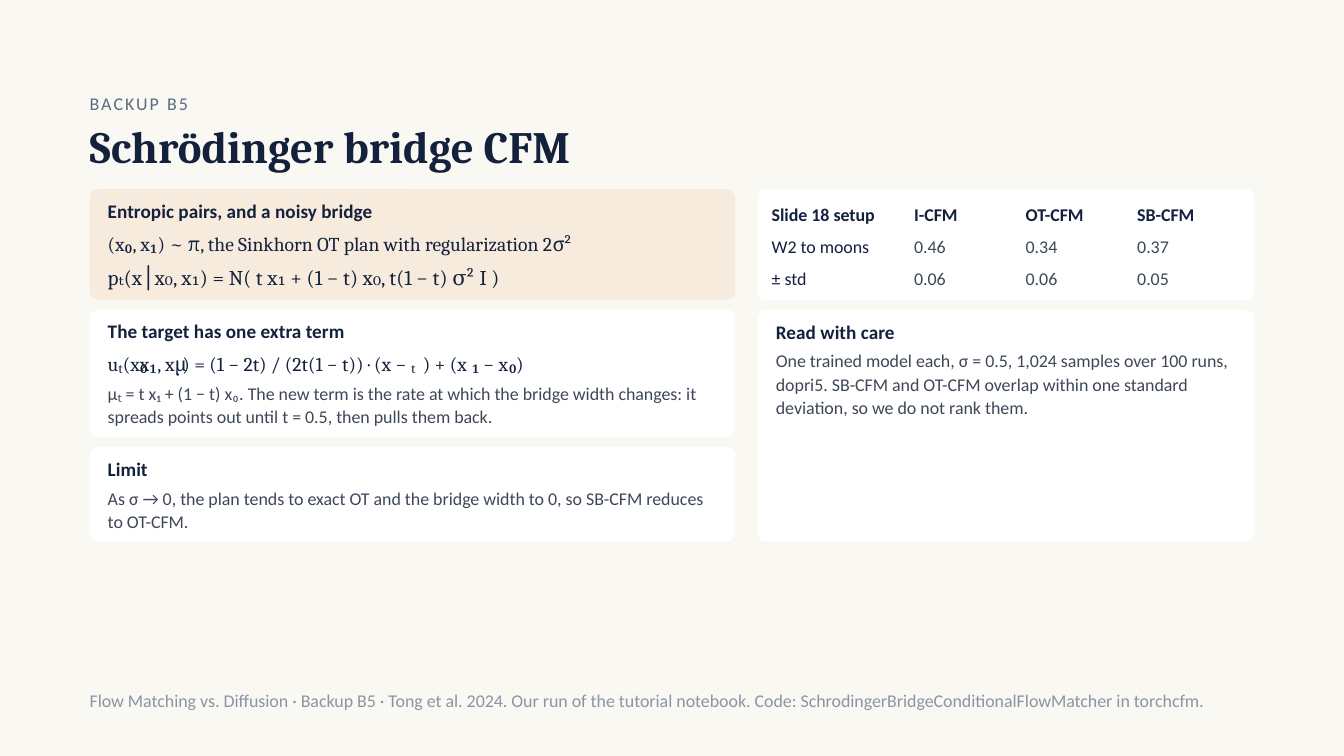
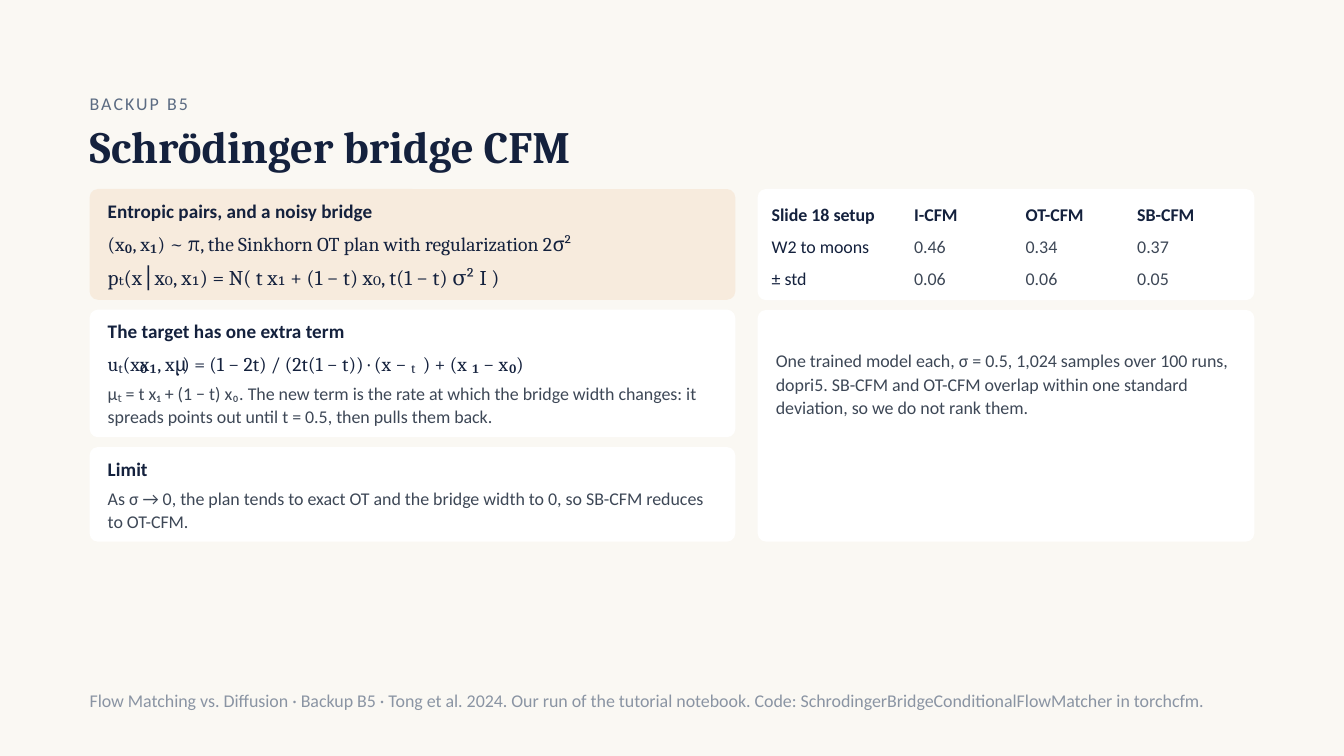
Before and after one commit to liliyawanttosleep/cfm-project, a slide deck: slide 36 of slides/FM_vs_Diffusion_Talk.pptx. Drawn at 1344x756 pixels with LibreOffice and Linux fonts; fonts in the diff are those of the drawing. Boxes give left, top, right and bottom in pixels: in the first picture for what was removed or moved away, otherwise in the second. Text is boxed around its words. In the diff, an @@ line names an element or a change of style, - is before the commit and + after.

```diff
--- a/slides/FM_vs_Diffusion_Talk.pptx
+++ b/slides/FM_vs_Diffusion_Talk.pptx
@@ text removed at [776, 325, 895, 339] @@
-Read with care
```
Also in this commit, not shown: 1 other slide changed, 7 other files.
